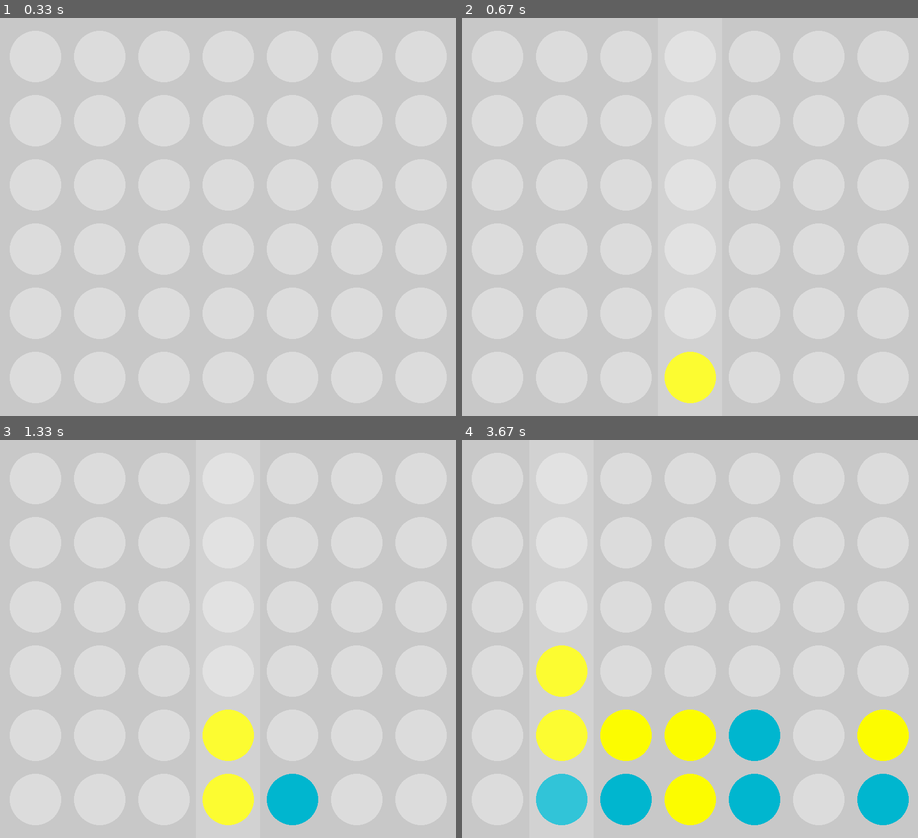
Above: before the commit, frames 1-4 (two rows, left to right).
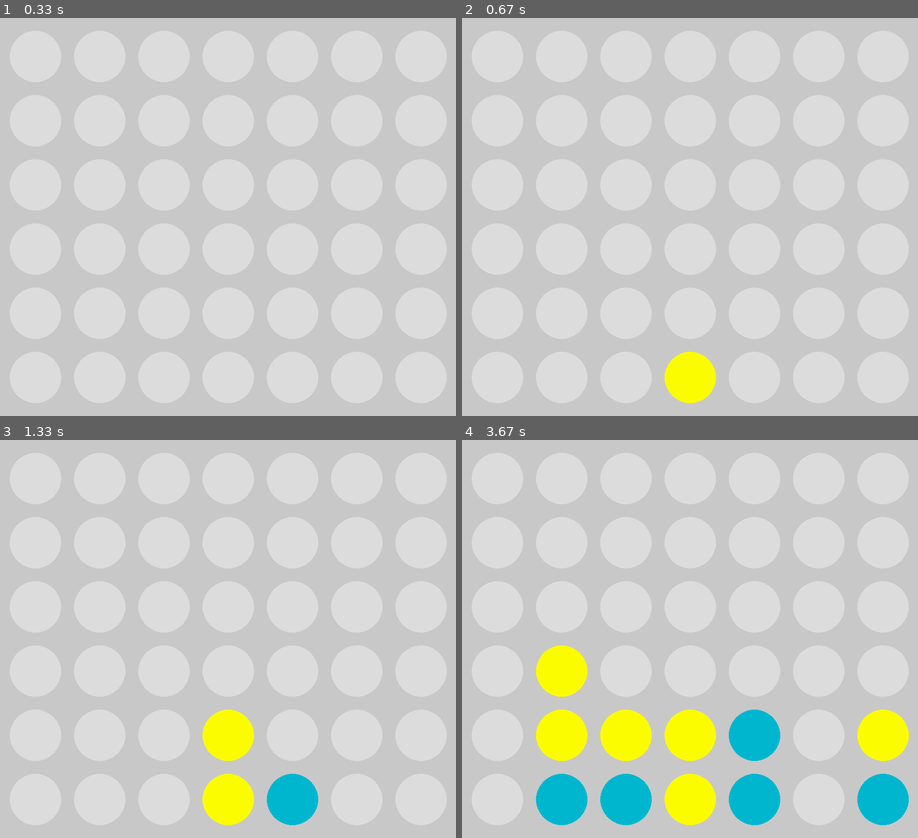
Above: after the commit, the same moments.

Repository: itsRed-v2/Puissance4-pygame
Game: pygame game, started from main.py
Same seed, same stepped clock (60 frames per second), same inputs: the game is played once before the commit and once after it.
Inputs (mouse positions are in pixels of both pictures, inside the frame that each line leads up to):
- Up to frame 1 (0.33 s): no input
- Up to frame 2 (0.67 s): click (690, 217) at 0.38 s
- Up to frame 3 (1.33 s): click (82, 730) at 0.72 s; click (237, 507) at 1.05 s
- Up to frame 4 (3.67 s): click (863, 790) at 1.38 s; click (617, 507) at 1.72 s; click (835, 631) at 2.05 s; click (854, 718) at 2.38 s; press the mouse at (854, 718) at 2.7 s; move the mouse to (721, 642) at 2.8 s; release the mouse at (589, 567) at 2.93 s; click (621, 754) at 3.05 s; click (589, 567) at 3.38 s

Frame 1 is identical in both runs. In frame 2, 1.1% of the frame differs, in the area x 44-56%, y 83-97%; in frame 3, 2.3%; in frame 4, 3.4%, in the area x 16-28%, y 51-97%.

Commit message:
renommé interface -> view, la view dessine les col + intelligemment

Diff:
--- a/main.py
+++ b/main.py
@@ -9,7 +9,7 @@
 from p4.utils.vector import Vector
 from p4.utils.color import Color
 
-from p4.display.interface import Interface
+from p4.display.view import View
 
 from p4.strikeDetector import detectStrike
 
@@ -28,7 +28,7 @@
 		board = Board(height = int(h), width = int(w))
 # ==================
 
-interface = Interface(board)
+view = View(board)
 
 playing = True
 
@@ -49,10 +49,11 @@
 	assert row != -1 and row != None
 
 	strike = detectStrike(board, Vector(colIndex, row), player.token)
-	if strike != False:
+	if strike != False: # if the player just won
 		stopGame()
-		interface.highlightedPoints = strike
-		# interface.display_win()
+		global currentPlayer
+		currentPlayer = None
+		view.highlightedPoints = strike
 
 # This callback function is called by players when they chose their answer
 def oncePlayed(answer):
@@ -75,7 +76,7 @@
 
 def mainLoop():
 	while True:
-		interface.renderScreen()
+		view.renderScreen(currentPlayer)
 
 		# event treatment
 		for event in pygame.event.get():
--- /dev/null
+++ b/p4/constants.py
@@ -0,0 +1,12 @@
+from pygame import Color
+from p4.utils.token import Token
+
+TOKEN_RADIUS = 50 # radius of a token on the screen
+TOKEN_GAP = 25 # gap between 2 tokens vertically and horizontally
+COLUMN_WIDTH = TOKEN_RADIUS * 2 + TOKEN_GAP
+
+TOKEN_COLORS = {
+	Token.BLUE: Color(0, 182, 207),
+	Token.YELLOW: Color(252, 252, 0),
+	Token.EMPTY: Color(220, 220, 220)
+}
--- a/p4/display/gameView.py
+++ /dev/null
@@ -1,79 +0,0 @@
-import os
-
-from p4.utils.color import Color
-from p4.utils.token import Token
-from p4.utils.vector import Vector
-
-from p4.board import Board
-
-tokenColors = {
-	Token.YELLOW: Color.YELLOW,
-	Token.BLUE: Color.BLUE,
-	Token.EMPTY: Color.GRAY
-}
-
-class View:
-	def __init__(self, board: Board):
-		self.board = board
-		self.footer = ""
-		self.highlightedPoints = []
-
-	def displayBoard(self):
-
-		line = "|" + Color.BOLD
-		for i in range(self.board.WIDTH):
-			line += str(i + 1).rjust(2, " ") + " "
-		line += Color.RESET + "|"
-		print(line)
-
-		for row in range(self.board.HEIGHT):
-			line = Color.RESET + "|"
-
-			for col in range(self.board.WIDTH):
-				line += Color.RESET
-
-				token = self.board.getColumn(col)[row]
-				line += tokenColors.get(token)
-
-				symbol = "O"
-
-				pointer = Vector(col, row)
-				lastToken = self.board.lastTokenPos
-				if pointer == lastToken:
-					line += Color.BOLD
-					symbol = "0"
-
-				if self.highlightedPoints.count(pointer) >= 1:
-					symbol = "X"
-
-				line += f" {symbol} "
-
-			line += Color.RESET + "|"
-
-			print(line)
-
-	def displayGame(self, playerName):
-		header = f"C'est au tour de {playerName}"
-		permFooter = "Entrez \"help\" pour de l'aide"
-		self.display(header, permFooter)
-
-	def display_win(self, playerName):
-		header = ""
-		permFooter = f"{playerName} a gagné!"
-		self.display(header, permFooter)
-
-	def display(self, header, permFooter):
-		print(Color.RESET)
-
-		size = os.get_terminal_size()
-		for i in range(size.lines - 6 - self.board.HEIGHT):
-			print("")
-
-		print(header + Color.RESET)
-
-		self.displayBoard()
-
-		print(self.footer + Color.RESET)
-		print(permFooter)
-
-		self.footer = ""
--- a/p4/display/interface.py
+++ b/p4/display/interface.py
@@ -1,67 +1,14 @@
-import pygame
-from pygame import Color, Surface
+from pygame import mouse
 
-from p4.board import Board
-from p4.utils.vector import Vector
-from p4.utils.token import Token
+from p4.constants import TOKEN_GAP, COLUMN_WIDTH
 
-TOKEN_RADIUS = 50 # radius of a token on the screen
-TOKEN_GAP = 25 # gap between 2 tokens vertically and horizontally
-COLUMN_WIDTH = TOKEN_RADIUS * 2 + TOKEN_GAP
+def getHoveredColumn(board):
+	if not mouse.get_focused(): # if mouse is out of the game window
+		return None
 
-TOKEN_COLORS = {
-	Token.BLUE: Color(0, 182, 207),
-	Token.YELLOW: Color(252, 252, 0),
-	Token.EMPTY: Color(220, 220, 220)
-}
-
-class Interface:
-	def __init__(self, board: Board):
-		self.board = board
-		self.highlightedPoints = []
-
-		screenHeight = board.HEIGHT * COLUMN_WIDTH + TOKEN_GAP
-		screenWidth = board.WIDTH * COLUMN_WIDTH + TOKEN_GAP
-		self.screen = pygame.display.set_mode((screenWidth, screenHeight))
-
-	def renderScreen(self):
-		board = self.board
-		screen = self.screen
-
-		screen.fill(Color(200, 200, 200))
-
-		# Drawing tokens
-		for y in range(board.HEIGHT):
-			for x in range(board.WIDTH):
-				token = board.getTokenAt(x, y)
-				color = TOKEN_COLORS[token]
-
-				pos = Vector(x, y)
-				pos.multiply(COLUMN_WIDTH)
-				offset = TOKEN_GAP + TOKEN_RADIUS
-				pos.add(Vector(offset, offset))
-
-				pygame.draw.circle(screen, color, pos.asTuple(), TOKEN_RADIUS)
-
-		# Drawing hovered column
-		hoveredCol = Interface.getHoveredColumnIndex(board)
-		if hoveredCol != None:
-			rect = Surface((COLUMN_WIDTH, screen.get_height())) # initializing rectangle surface with right dimensions
-			rect.fill(Color(255, 255, 255)) # setting color to white
-			rect.set_alpha(50) # setting trensparency
-			rectPos = (hoveredCol * COLUMN_WIDTH + (TOKEN_GAP / 2), 0) # coordinates at top left corner of the surface
-			screen.blit(rect, rectPos) # blitting surface at right coordinates
-
-		pygame.display.flip()
-
-	@staticmethod
-	def getHoveredColumnIndex(board):
-		if not pygame.mouse.get_focused(): # if mouse is out of the game window
-			return None
-
-		mousePos = pygame.mouse.get_pos()
-		mouseX = mousePos[0]
-		hoveredColIndex = int((mouseX - TOKEN_GAP/2) // COLUMN_WIDTH) # calculating the index of the column hovered by the mouse (first col is 0, etc..)
-		if hoveredColIndex < 0 or hoveredColIndex >= board.WIDTH: # if hovered column is outside of the board
-			return None
-		return hoveredColIndex
+	mousePos = mouse.get_pos()
+	mouseX = mousePos[0]
+	hoveredColIndex = int((mouseX - TOKEN_GAP/2) // COLUMN_WIDTH) # calculating the index of the column hovered by the mouse (first col is 0, etc..)
+	if hoveredColIndex < 0 or hoveredColIndex >= board.WIDTH: # if hovered column is outside of the board
+		return None
+	return hoveredColIndex
--- /dev/null
+++ b/p4/display/view.py
@@ -0,0 +1,49 @@
+import pygame
+from pygame import Color, Surface
+
+from p4.players.player import Player
+from p4.players.userPlayer import UserPlayer
+from p4.board import Board
+from p4.utils.vector import Vector
+from p4.display.interface import getHoveredColumn
+from p4.constants import TOKEN_RADIUS, TOKEN_GAP, COLUMN_WIDTH, TOKEN_COLORS
+
+class View:
+	def __init__(self, board: Board):
+		self.board = board
+		self.highlightedPoints = []
+
+		screenHeight = board.HEIGHT * COLUMN_WIDTH + TOKEN_GAP
+		screenWidth = board.WIDTH * COLUMN_WIDTH + TOKEN_GAP
+		self.screen = pygame.display.set_mode((screenWidth, screenHeight))
+
+	def renderScreen(self, currentPlayer: Player | None):
+		board = self.board
+		screen = self.screen
+
+		screen.fill(Color(200, 200, 200))
+
+		# Drawing tokens
+		for y in range(board.HEIGHT):
+			for x in range(board.WIDTH):
+				token = board.getTokenAt(x, y)
+				color = TOKEN_COLORS[token]
+
+				pos = Vector(x, y)
+				pos.multiply(COLUMN_WIDTH)
+				offset = TOKEN_GAP + TOKEN_RADIUS
+				pos.add(Vector(offset, offset))
+
+				pygame.draw.circle(screen, color, pos.asTuple(), TOKEN_RADIUS)
+
+		# Drawing hovered column
+		if type(currentPlayer) == UserPlayer:
+			hoveredCol = getHoveredColumn(board)
+			if hoveredCol != None:
+				rect = Surface((COLUMN_WIDTH, screen.get_height())) # initializing rectangle surface with right dimensions
+				rect.fill(Color(255, 255, 255)) # setting color to white
+				rect.set_alpha(50) # setting trensparency
+				rectPos = (hoveredCol * COLUMN_WIDTH + (TOKEN_GAP / 2), 0) # coordinates at top left corner of the surface
+				screen.blit(rect, rectPos) # blitting surface at right coordinates
+
+		pygame.display.flip()
--- a/p4/players/userPlayer.py
+++ b/p4/players/userPlayer.py
@@ -3,7 +3,7 @@
 
 from p4.players.player import Player
 from p4.board import Board
-from p4.display.interface import Interface
+from p4.display.interface import getHoveredColumn
 
 class UserPlayer(Player):
 	def __init__(self, token, displayName):
@@ -21,7 +21,7 @@
 			if event.button != 1:
 				return
 
-			clickedCol = Interface.getHoveredColumnIndex(board)
+			clickedCol = getHoveredColumn(board)
 			# do nothing if click is not on a column
 			if clickedCol == None:
 				return
